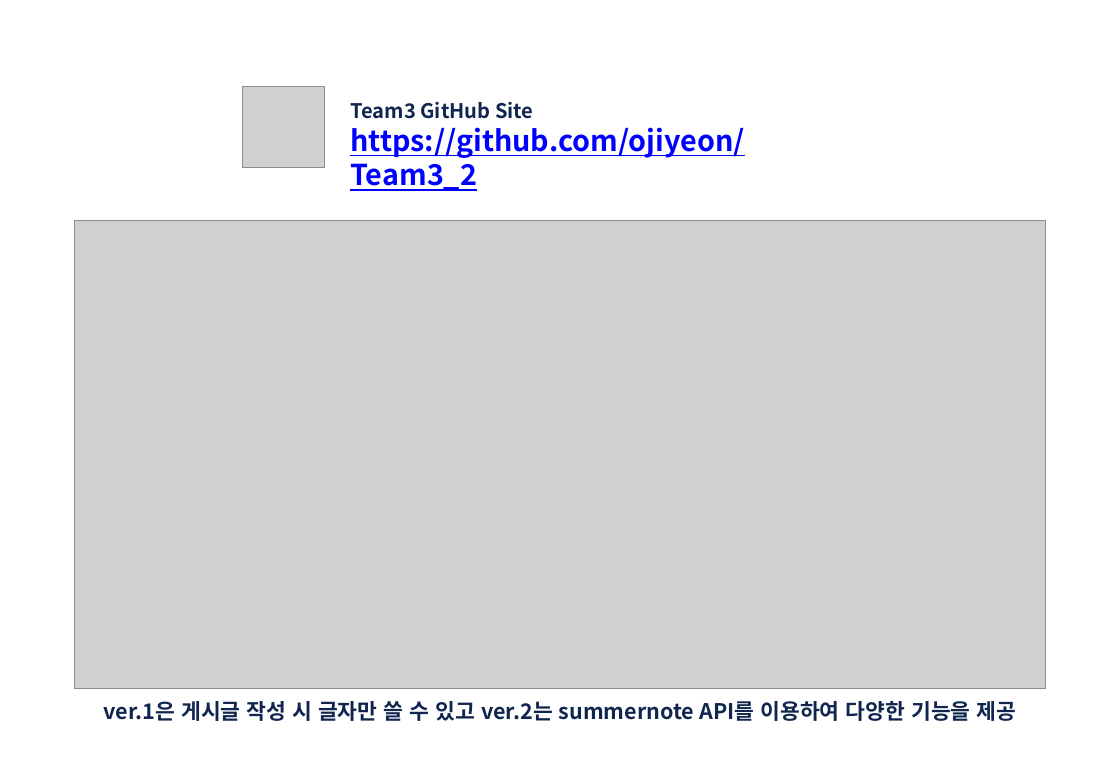
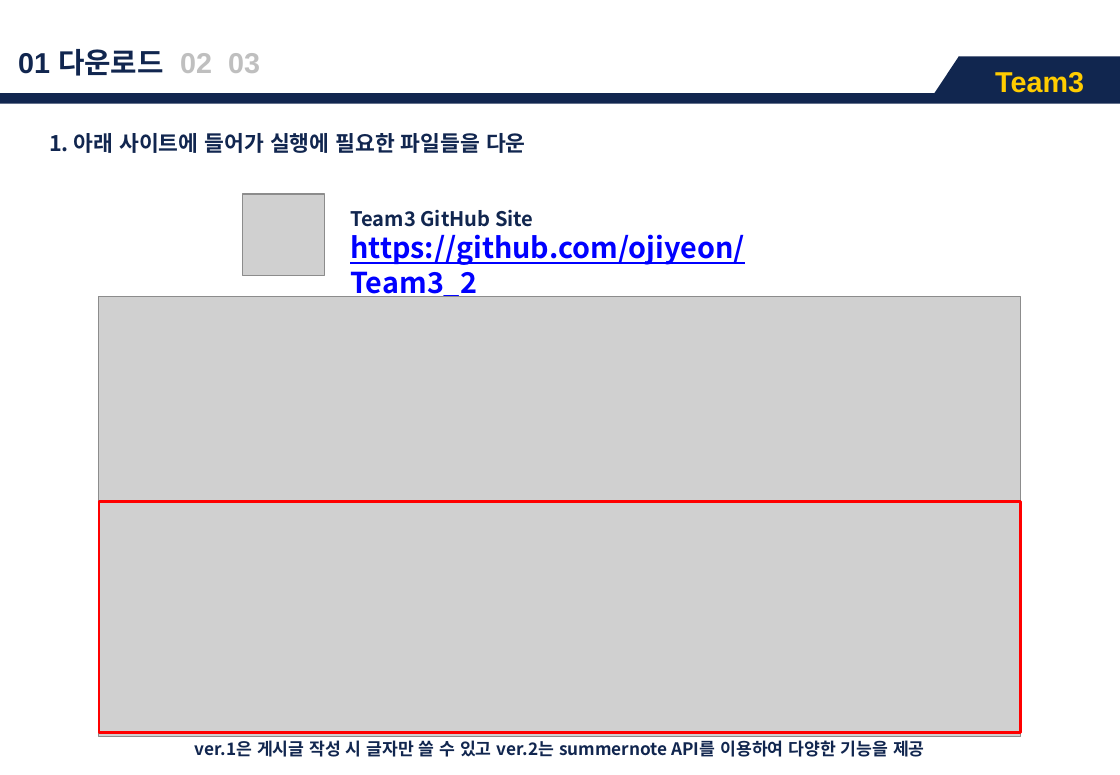
Before and after one commit to ojiyeon/Team3_2, a slide deck: slide 3 of 1_Team3_메뉴얼.pptx (slide 9 before the commit). Drawn at 1120x775 pixels with LibreOffice and Linux fonts; fonts in the diff are those of the drawing; grey boxes stand for pictures. Boxes give left, top, right and bottom in pixels: in the first picture for what was removed or moved away, otherwise in the second. Text is boxed around its words. In the diff, an @@ line names an element or a change of style, - is before the commit and + after.

```diff
--- a/1_Team3_메뉴얼.pptx
+++ b/1_Team3_메뉴얼.pptx
@@ group added at (0,49,1120,103): 2 rectangles, 2 texts, 1 triangle @@
+01 다운로드 02 03
+Team3
@@ text added at (49,133,526,153), 15 pt, text #11264F, bold @@
+1. 아래 사이트에 들어가 실행에 필요한 파일들을 다운
@@ picture: place and size @@
-picture at (243,87,325,169)
+picture at (243,194,325,276)
@@ text "Team3 GitHub Site": place and size @@
-text "Team3 GitHub Site" at (350,102,744,191)
+text "Team3 GitHub Site" at (350,210,744,301)
@@ picture: place and size @@
-picture at (74,220,1046,689)
+picture at (99,297,1022,736)
@@ rectangle added at (99,502,1022,733), outline #FF0000 2 pt @@
@@ text "ver.1은 게시글 작성 시 글자만 ...": place and size @@
-text "ver.1은 게시글 작성 시 글자만 ..." at (104,701,1017,721)
+text "ver.1은 게시글 작성 시 글자만 ..." at (195,740,925,757)
@@ text "ver.1은 게시글 작성 시 글자만 ..." at (195,740,925,757): size 15 to 12 pt @@
```
Also in this commit, not shown: 7 other slides changed, 1 slide added.
